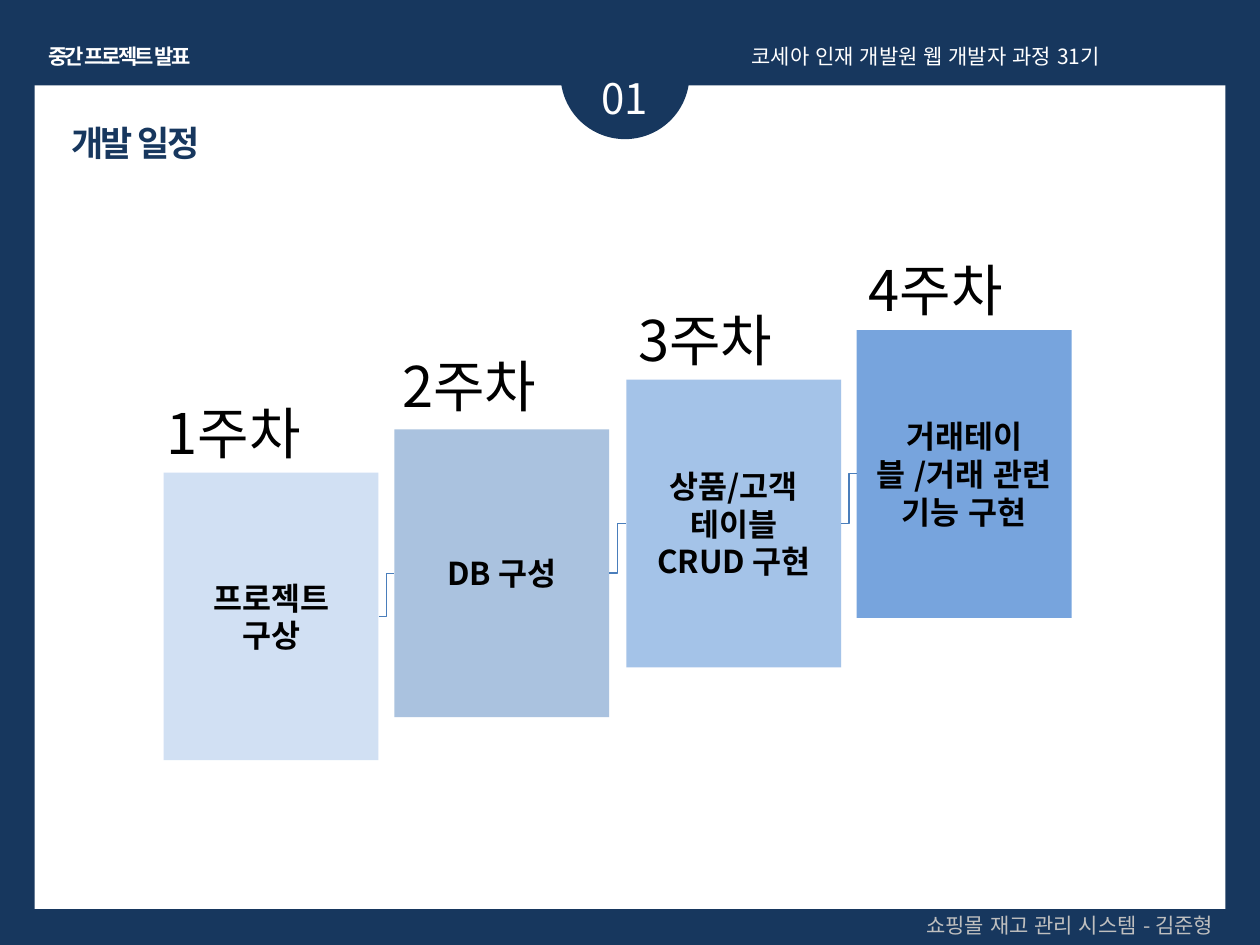
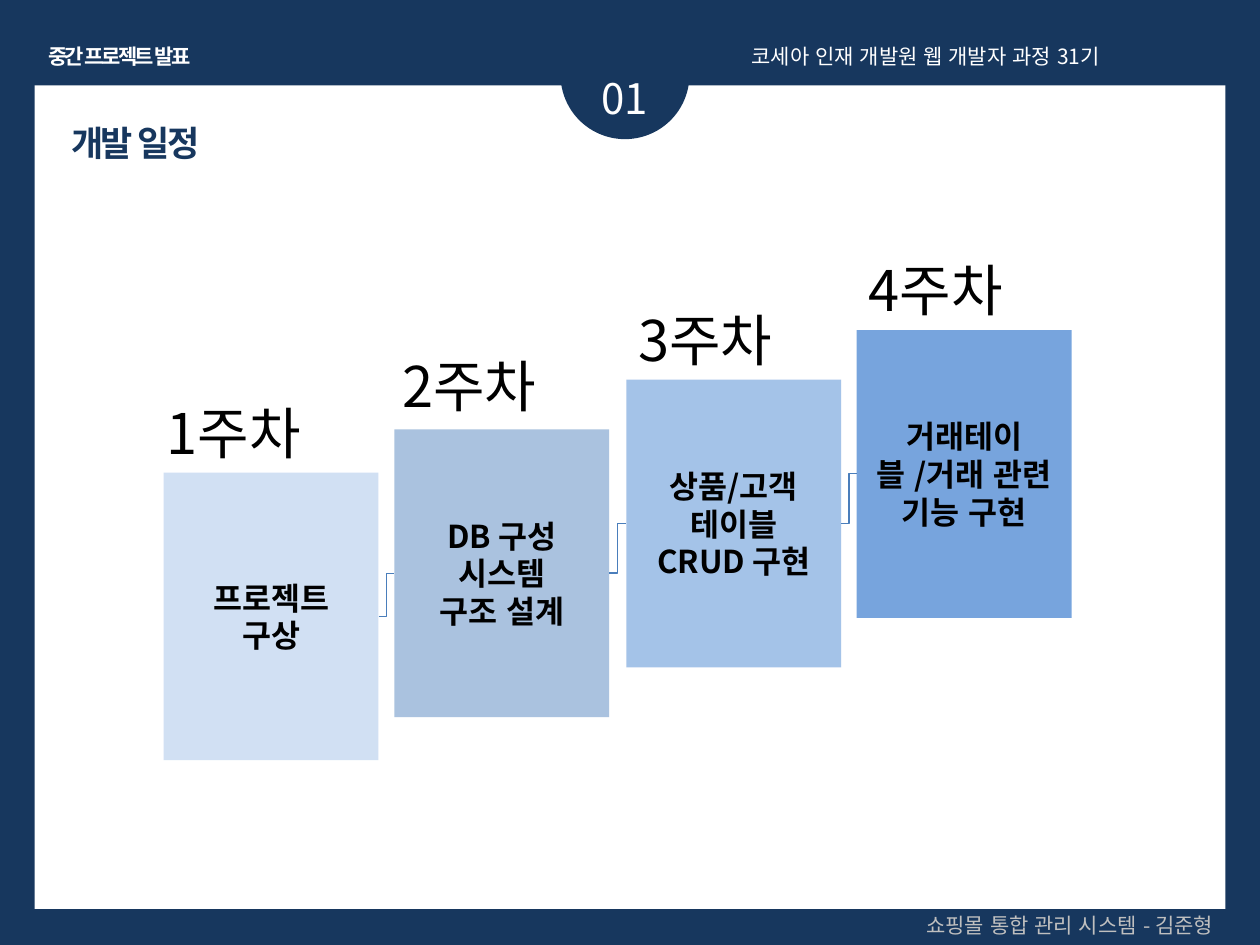
Before and after one commit to Wolfswagen/Kosea_Mid_project, a slide deck: slide 3 of Kosea_Mid_Project/김준형 Project-2nd.pptx. Drawn at 1260x945 pixels with LibreOffice and Linux fonts; fonts in the diff are those of the drawing. Boxes give left, top, right and bottom in pixels: in the first picture for what was removed or moved away, otherwise in the second. Text is boxed around its words. In the diff, an @@ line names an element or a change of style, - is before the commit and + after.

```diff
--- a/Kosea_Mid_Project/김준형 Project-2nd.pptx
+++ b/Kosea_Mid_Project/김준형 Project-2nd.pptx
@@ text in rectangle at [439, 558, 564, 626]: paragraphs added @@
+시스템
+구조 설계
@@ text at [926, 915, 1213, 935]: text changed @@
-쇼핑몰 재고 관리 시스템 - 김준형
+쇼핑몰 통합 관리 시스템 - 김준형
```
Also in this commit, not shown: 18 other slides changed, 3 other files.
